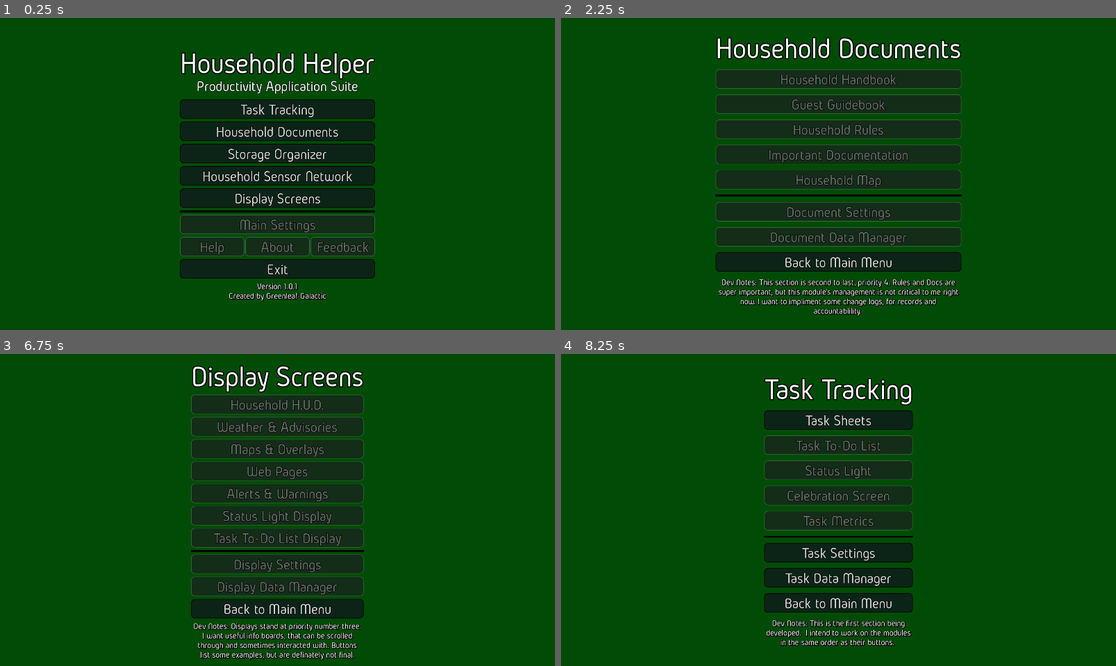
Above: before the commit, frames 1-4 (two rows, left to right).
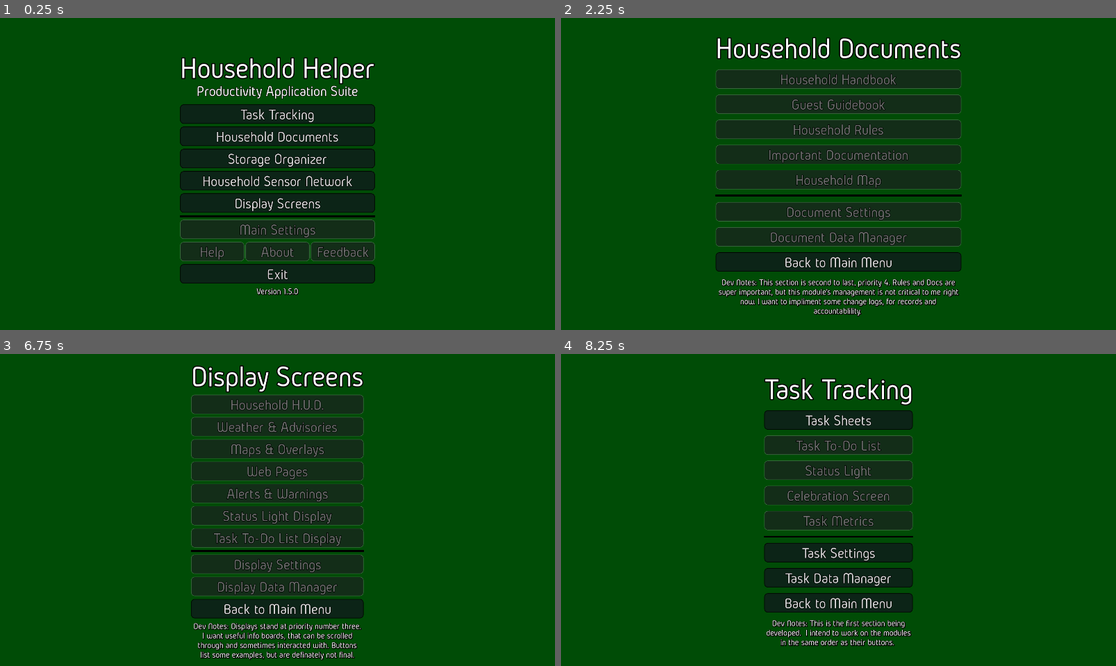
Above: after the commit, the same moments.

Repository: Phoenix-Greenleaf/GG-Household-Helper
Game: Godot game, scene res://scenes/main_menu.tscn
Two runs of this game, one before a commit and one after it. Both use one fixed random seed, a clock stepped at 60 frames per second and the inputs below.
Inputs:
- Up to frame 1 (0.25 s): no input
- Up to frame 2 (2.25 s): click "Task Tracking" at 0.5 s; click "Back to Main Menu" at 1.25 s; click "Household Documents" at 2 s
- Up to frame 3 (6.75 s): click "Back to Main Menu" at 2.75 s; click "Storage Organizer" at 3.5 s; click "Back to Main Menu" at 4.25 s; click "Household Sensor Network" at 5 s; click "Back to Main Menu" at 5.75 s; click "Display Screens" at 6.5 s
- Up to frame 4 (8.25 s): click "Back to Main Menu" at 7.25 s; click "Task Tracking" at 8 s

The runs differ from the first frame. In frame 1, 12% of the frame differs, in the area x 32-68%, y 10-91%; in frame 2, nothing differs; in frame 3, less than 0.1%; in frame 4, nothing differs.

Commit message:
Version 1.5.0
Version changed for posting content update. New styles and a more complete task tracker are the major advancements. Version 2 aims to be a more proper app. V2 goals are screen size and rotation, main app settings, and a compiled and posted application file.

Diff:
--- a/scenes/main_menu.tscn
+++ b/scenes/main_menu.tscn
@@ -129,8 +129,7 @@
 [node name="Versoning" type="Label" parent="MenuCenter/MiddleManagement/MenuVBox"]
 layout_mode = 2
 theme = ExtResource("5_0v4fq")
-text = "Version 1.0.1
-Created by Greenleaf Galactic"
+text = "Version 1.5.0"
 horizontal_alignment = 1
 
 [connection signal="pressed" from="MenuCenter/MiddleManagement/MenuVBox/TaskTrackingButton" to="." method="_on_task_tracking_button_pressed"]
